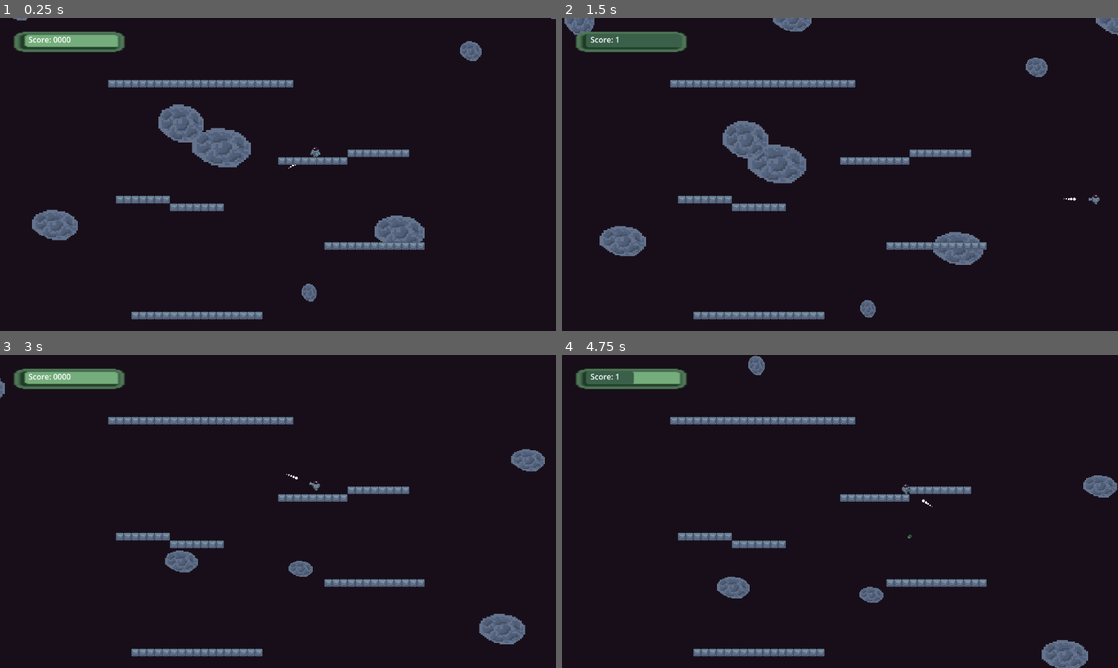
Above: before the commit, frames 1-4 (two rows, left to right).
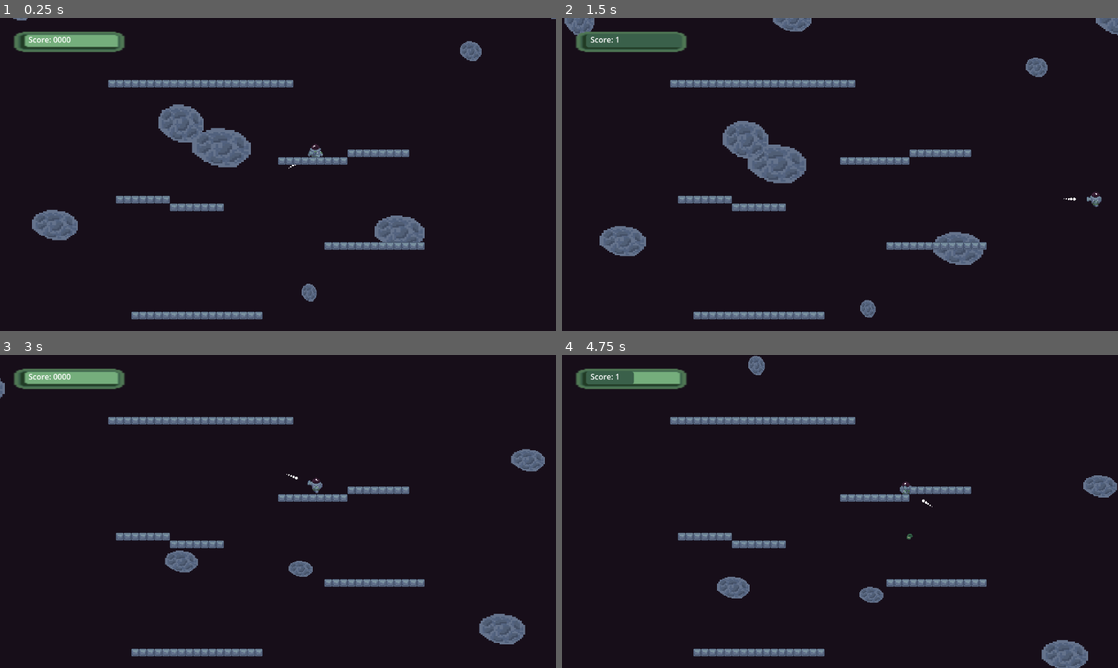
Above: after the commit, the same moments.

Repository: ScoreSpaceGameJam-SpaceGame/SpaceGame
Game: Godot game, scene res://levels/main_level/main_level.tscn
Two runs of this game, one before a commit and one after it. Both use one fixed random seed, a clock stepped at 60 frames per second and the inputs below. Sound files missing from this copy of the repository are replaced by a short silence.
Inputs (mouse positions are in pixels of both pictures, inside the frame that each line leads up to):
- Up to frame 1 (0.25 s): no input
- Up to frame 2 (1.5 s): move the mouse to (962, 158) at 0.52 s; hold D (MoveRight) from 0.53 s (still down); click (962, 158) at 0.6 s; move the mouse to (728, 190) at 1.27 s; tap Space (Teleport) at 1.35 s
- Up to frame 3 (3 s): move the mouse to (333, 442) at 2.02 s; release D (MoveRight) at 2.03 s; hold A (MoveLeft) 2.03-2.75 s; click (333, 442) at 2.1 s; click "Play Again" at 2.75 s
- Up to frame 4 (4.75 s): move the mouse to (812, 574) at 3.52 s; hold D (MoveRight) from 3.53 s (still down); tap Space (Teleport) at 3.6 s; move the mouse to (1006, 558) at 4.27 s; click (1006, 558) at 4.35 s

The runs differ from the first frame. In frame 1, less than 0.1% of the frame differs, in the area x 55-59%, y 40-45%; in frame 2, less than 0.1%, in the area x 94-98%, y 55-61%; in frame 3, less than 0.1%; in frame 4, less than 0.1%.

Commit message:
Scaling player up a little bit

Diff:
--- a/characters/player/player.tscn
+++ b/characters/player/player.tscn
@@ -74,7 +74,7 @@
 "times": PackedFloat32Array(0, 0.2, 0.6),
 "transitions": PackedFloat32Array(1, 1, 1),
 "update": 1,
-"values": [Vector2(13, 10), Vector2(13, 12), Vector2(13, 10)]
+"values": [Vector2(20, 15), Vector2(20, 18), Vector2(20, 15)]
 }
 
 [sub_resource type="Animation" id="Animation_k2h54"]
@@ -238,7 +238,7 @@
 "times": PackedFloat32Array(0),
 "transitions": PackedFloat32Array(1),
 "update": 1,
-"values": [Vector2(-22, 0)]
+"values": [Vector2(-30, 0)]
 }
 tracks/6/type = "value"
 tracks/6/imported = false
@@ -327,7 +327,7 @@
 "times": PackedFloat32Array(0),
 "transitions": PackedFloat32Array(1),
 "update": 1,
-"values": [Vector2(22, 0)]
+"values": [Vector2(30, 0)]
 }
 tracks/6/type = "value"
 tracks/6/imported = false
@@ -404,7 +404,7 @@
 "times": PackedFloat32Array(0),
 "transitions": PackedFloat32Array(1),
 "update": 1,
-"values": [Vector2(-22, 0)]
+"values": [Vector2(-30, 0)]
 }
 
 [sub_resource type="Animation" id="Animation_80h1v"]
@@ -469,7 +469,7 @@
 "times": PackedFloat32Array(0),
 "transitions": PackedFloat32Array(1),
 "update": 1,
-"values": [Vector2(22, 0)]
+"values": [Vector2(30, 0)]
 }
 
 [sub_resource type="AnimationLibrary" id="AnimationLibrary_j0c6m"]
@@ -611,6 +611,7 @@
 
 [node name="PlayerModel" type="Sprite2D" parent="."]
 texture_filter = 1
+scale = Vector2(1.5, 1.5)
 texture = ExtResource("2_ggpg0")
 hframes = 3
 vframes = 7
@@ -633,6 +634,7 @@
 texture_filter = 1
 position = Vector2(13, 10)
 rotation = 0.401426
+scale = Vector2(1.5, 1.5)
 texture = ExtResource("3_h3uqd")
 flip_h = true
 vframes = 7
--- a/characters/player/telenade.tscn
+++ b/characters/player/telenade.tscn
@@ -14,4 +14,5 @@
 
 [node name="Sprite2D" type="Sprite2D" parent="."]
 texture_filter = 1
+scale = Vector2(1.5, 1.5)
 texture = ExtResource("1_dyq4s")
